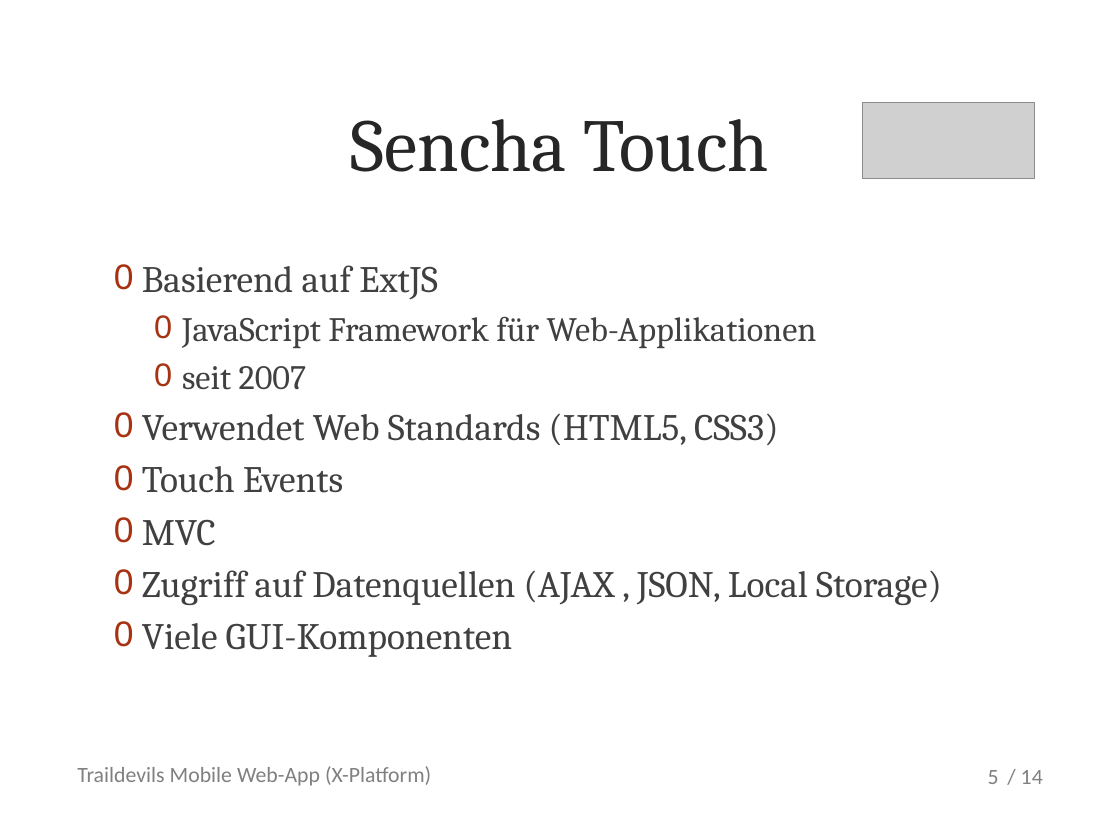
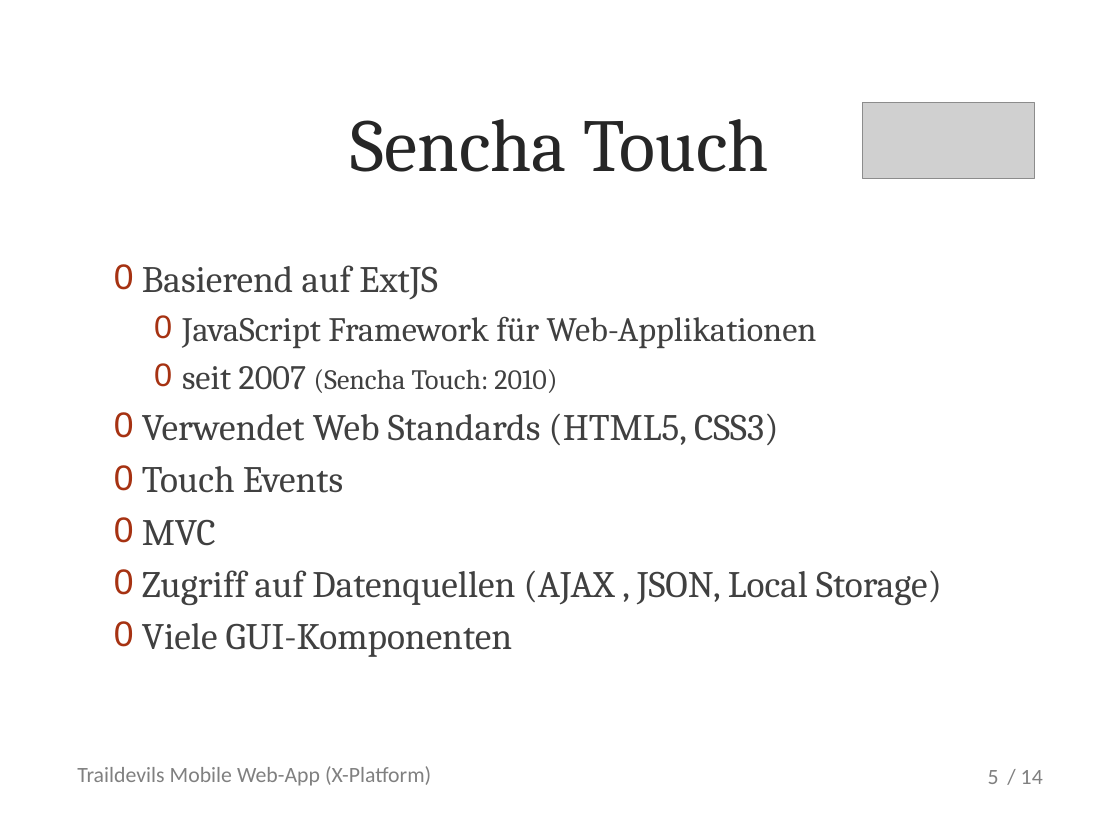
Before and after one commit to metaodi/TrailDevilsXPl-2, a slide deck: slide 5 of _DOCUMENTATION/Presentation/Praesentation-Traildevils-XPl2.pptx. Drawn at 1120x840 pixels with LibreOffice and Linux fonts; fonts in the diff are those of the drawing; grey boxes stand for pictures; background and template pictures are left out. Boxes give left, top, right and bottom in pixels: in the first picture for what was removed or moved away, otherwise in the second. Text is boxed around its words. In the diff, an @@ line names an element or a change of style, - is before the commit and + after.

Commit message:
worked on presentation: added sencha touch release year

```diff
--- a/_DOCUMENTATION/Presentation/Praesentation-Traildevils-XPl2.pptx
+++ b/_DOCUMENTATION/Presentation/Praesentation-Traildevils-XPl2.pptx
@@ text at [182, 366, 557, 393]: text changed; size 22 to 18 pt @@
-  0 seit 2007
+  0 seit 2007 (Sencha Touch: 2010)
```
